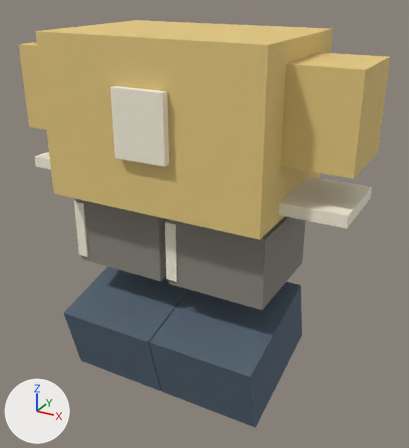
Two versions of the glTF model public/world3d/blocky-outfits/sport-amber.glb, one commit apart.
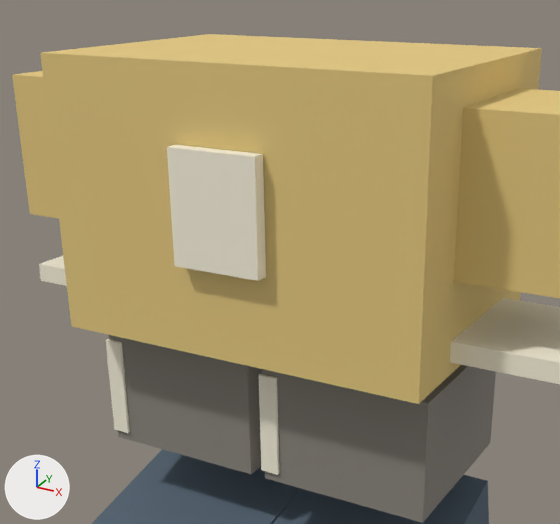
Each version is shown whole from a camera (50 mm lens) standing at (0.852, -1.457, 1.164) and looking at (0.062, -0.021, 0.446), then close up on the part from 3% to 84% of the width and 0% to 69% of the height. The axes (+X, +Y, +Z) are drawn at lower left. The lights are the same throughout. The older version's two pictures come first. Where no turn or scale is listed for an object, it has been applied to the vertices.

Names of what the first close-up shows: 'cuff-Left', 'jacket', 'jersey-number', 'shoe-Left', 'shoe-Right', 'shorts-stripe-Left', 'shorts-stripe-Right', 'trouser-Left', 'trouser-Right', 'upper-sleeve-Left', 'upper-sleeve-Right' and 1 more.
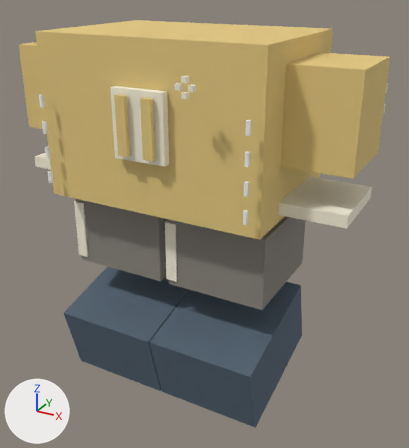
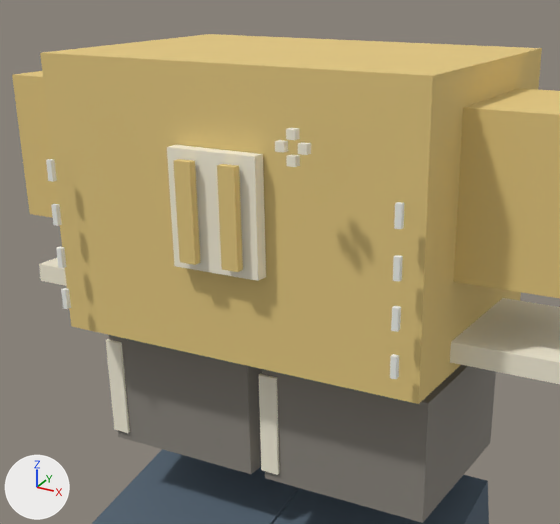
The change in detail:
Material 'light' (mat_light) is new.
Its base color is (0.898, 0.91, 0.863) (white #f3f5ef).
Its roughness is 0.9.
Mesh me_cube_150 is new.
It is a box spanning x -0.005..0.005, y -0.0045..0.0045, z -0.0175..0.0175.
It uses material mat_light (white #f3f5ef).
Mesh me_cube_149 is new.
It is a box spanning x -0.005..0.005, y -0.0045..0.0045, z -0.0175..0.0175.
It uses material mat_light (white #f3f5ef).
Mesh me_cube_159 is new.
It is a box spanning x -0.015..0.015, y -0.007..0.007, z -0.08..0.08.
It uses material mat_cloth (yellow #e6ca80).
Mesh me_cube_158 is new.
It is a box spanning x -0.007..0.007, y -0.006..0.006, z -0.007..0.007.
It uses material mat_accent (pale yellow #faf4de).
Mesh me_cube_156 is new.
It is a box spanning x -0.007..0.007, y -0.006..0.006, z -0.007..0.007.
It uses material mat_accent (pale yellow #faf4de).
Object 'design-sport-side-stitch--1-3' (ob_design_sport_side_stitch__1_3) is new; it shows me_cube_150.
Its location is (-0.318, -0.276, 0.84).
Object 'design-sport-side-stitch--1-2' (ob_design_sport_side_stitch__1_2) is new; it shows me_cube_149.
Its location is (-0.318, -0.276, 0.765).
Object 'design-sport-side-stitch--1-1' (ob_design_sport_side_stitch__1_1) is new; it shows a copy of me_cube_150.
Its location is (-0.318, -0.276, 0.69).
Object 'design-sport-side-stitch--1-0' (ob_design_sport_side_stitch__1_0) is new; it shows a copy of me_cube_149.
Its location is (-0.318, -0.276, 0.615).
Object 'design-sport-side-stitch-1-3' (ob_design_sport_side_stitch_1_3) is new; it shows a copy of me_cube_150.
Its location is (0.318, -0.276, 0.84).
Object 'design-sport-side-stitch-1-2' (ob_design_sport_side_stitch_1_2) is new; it shows a copy of me_cube_149.
Its location is (0.318, -0.276, 0.765).
Object 'design-sport-side-stitch-1-1' (ob_design_sport_side_stitch_1_1) is new; it shows a copy of me_cube_150.
Its location is (0.318, -0.276, 0.69).
Object 'design-sport-side-stitch-1-0' (ob_design_sport_side_stitch_1_0) is new; it shows a copy of me_cube_149.
Its location is (0.318, -0.276, 0.615).
Object 'design-sport-number-eleven--0.055' (ob_design_sport_number_eleven__0_055) is new; it shows me_cube_159.
Its location is (-0.04, -0.28, 0.803).
Object 'design-sport-number-eleven-0.025' (ob_design_sport_number_eleven_0_025) is new; it shows a copy of me_cube_159.
Its location is (0.04, -0.28, 0.803).
Object 'design-sport-makers-mark-3' (ob_design_sport_makers_mark_3) is new; it shows me_cube_158.
Its location is (0.159, -0.322, 0.928).
Object 'design-sport-makers-mark-2' (ob_design_sport_makers_mark_2) is new; it shows a copy of me_cube_158.
Its location is (0.177, -0.322, 0.946).
Object 'design-sport-makers-mark-1' (ob_design_sport_makers_mark_1) is new; it shows me_cube_156.
Its location is (0.195, -0.322, 0.928).
Object 'design-sport-makers-mark-0' (ob_design_sport_makers_mark_0) is new; it shows a copy of me_cube_158.
Its location is (0.177, -0.322, 0.91).

What differs and where, as boxes [x1, y1, x2, y2] in the close-ups (560 x 524 px):
'design-sport-number-eleven-0.025', added (yellow): after [217, 164, 243, 272]
'design-sport-number-eleven--0.055', added (yellow): after [173, 159, 200, 265]
'design-sport-side-stitch-1-3', added: after [394, 202, 404, 229]
'design-sport-side-stitch-1-2', added: after [393, 255, 403, 282]
'design-sport-side-stitch-1-1', added: after [391, 306, 401, 332]
'design-sport-side-stitch-1-0', added: after [390, 354, 399, 379]
'design-sport-side-stitch--1-3', added: after [46, 159, 57, 182]
'design-sport-side-stitch--1-2', added: after [51, 204, 62, 226]
'design-sport-side-stitch--1-1', added: after [56, 247, 66, 268]
'design-sport-makers-mark-0', added: after [286, 154, 300, 167]
'design-sport-side-stitch--1-0', added: after [61, 288, 71, 309]
'design-sport-makers-mark-2', added: after [286, 128, 300, 140]
'design-sport-makers-mark-1', added: after [298, 142, 311, 155]
'design-sport-makers-mark-3', added: after [275, 140, 288, 153]
